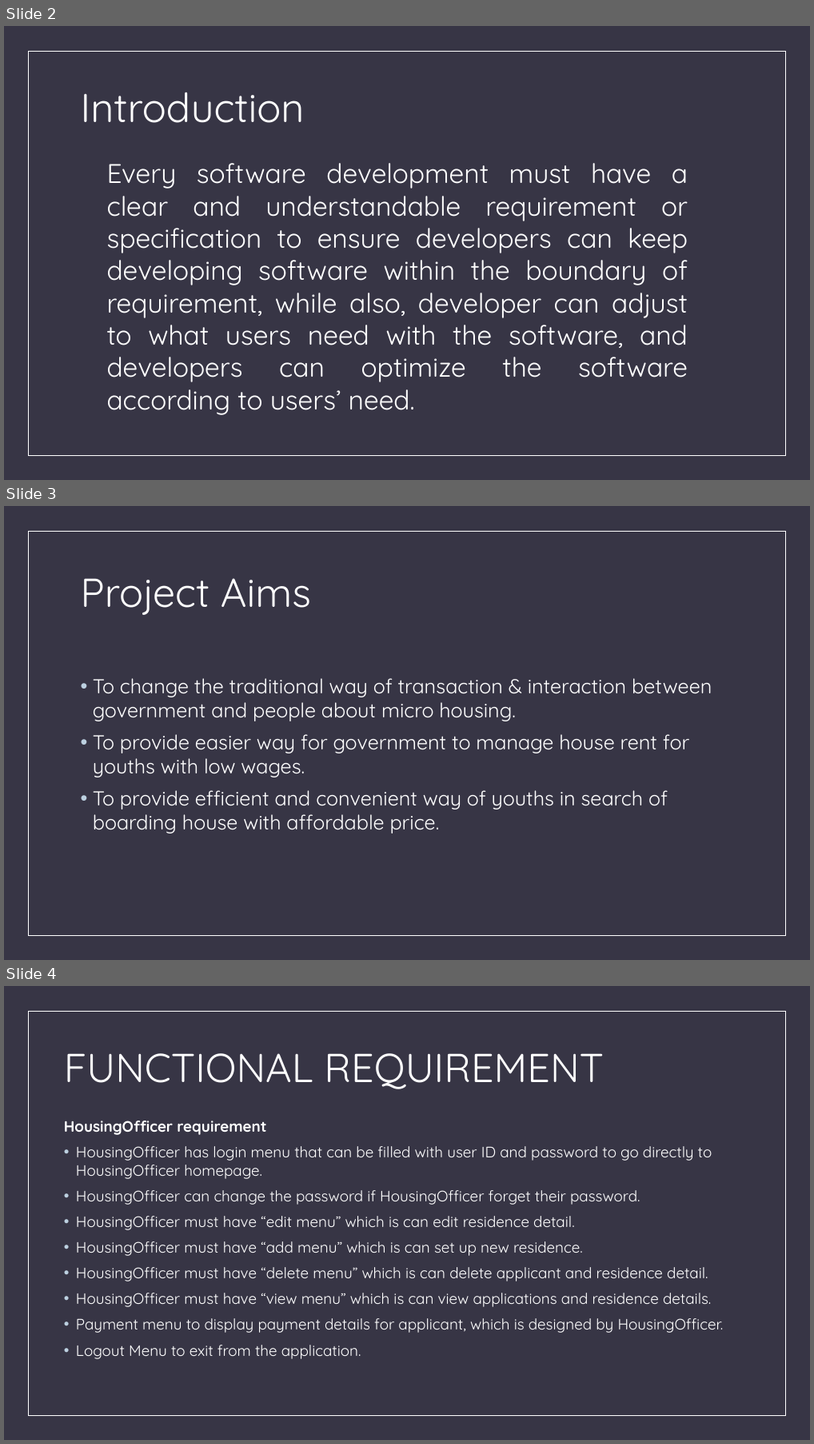
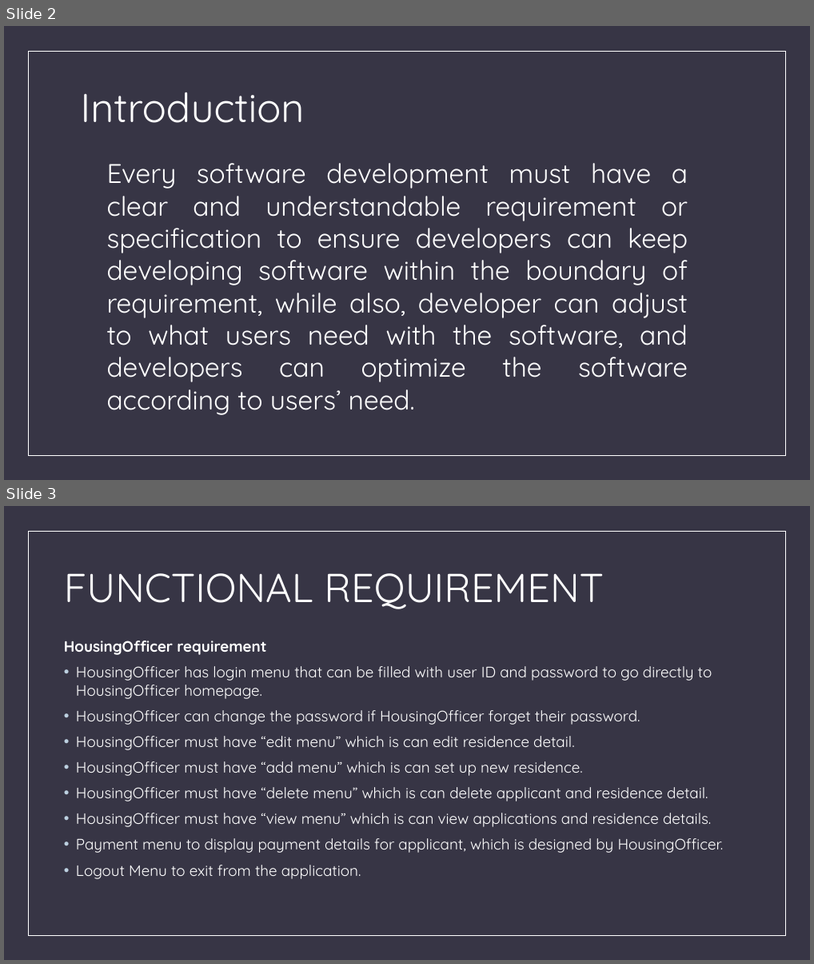
Before and after one commit to aldobagus725/Web-Based-Information-System-for-Micro-Housing-System-in-Kuala-Lumpur, a slide deck: ASS 2 Document/ppt oret oret aldo.pptx. Shown one above the other, each under a label of ours: slides 2, 3 and 4 before the commit, slides 2 and 3 after it. The pictures are 814x1444 and 814x964 pixels, drawn with LibreOffice and Linux fonts; fonts in the diff are those of the drawing. Boxes give left, top, right and bottom in pixels: in the first picture for what was removed or moved away, otherwise in the second. Text is boxed around its words. In the diff, an @@ line names an element or a change of style, - is before the commit and + after.

Commit message:
PPT FIX

```diff
--- a/ASS 2 Document/ppt oret oret aldo.pptx
+++ b/ASS 2 Document/ppt oret oret aldo.pptx
@@ slide 3 removed at (4,506,810,960), background #373545; not listed: 1 template element that a slide beside it also shows @@
@@ title removed at (81,578,311,615) @@
-Project Aims
@@ text removed at (93,678,712,833) @@
-• To change the traditional way of transaction & interaction between government and people about micro housing.
-• To provide easier way for government to manage house rent for youths with low wages.
-• To provide efficient and convenient way of youths in search of boarding house with affordable price.
@@ what was slide 4 is now slide 3 @@
```
Also in this commit, not shown: 19 slides added, 1 other slide removed, 3 other files.
